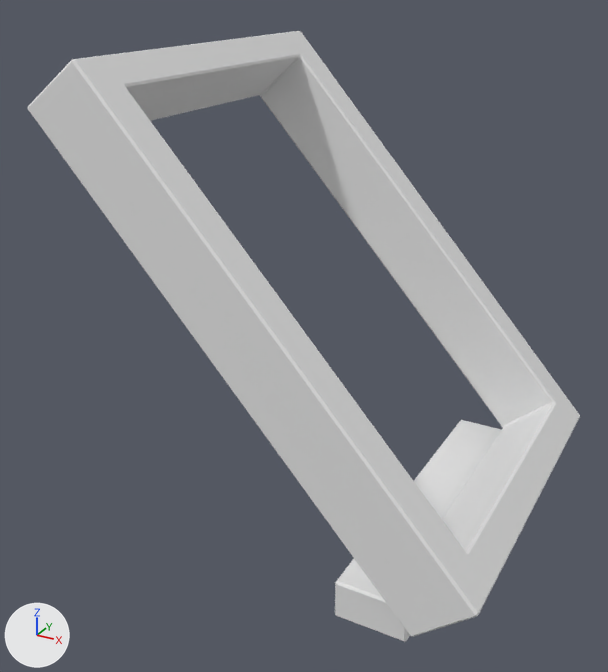
The FBX model Assets/Models/Enviro01/House01/m_e1_ceiling-window.fbx, before and after one commit.
Rendered twice from a 50 mm lens placed at (3.588, -0.495, 3.769), pointed at (2.888, 0.778, 3.133). The axes (+X, +Y, +Z) are drawn at lower left. The lights are the same throughout. Where no turn or scale is listed for an object, it has been applied to the vertices.

Before the edit, the objects in view are built like this:
```python
me_enviro01_blockout_016 = bpy.data.meshes.new('Enviro01-Blockout.016')
me_enviro01_blockout_016.from_pydata(...)  # 72 vertices, 82 faces; spans x 2.547..3.341, y 0.488..1.187, z 2.744..3.642
me_enviro01_blockout_016.materials.append(mat_base)  # white #e7e7e7
ob_m_e1_ceiling_window = bpy.data.objects.new('m_e1_ceiling-window', me_enviro01_blockout_016)
ob_m_e1_ceiling_window.location = (0.0, 0.0, 0.0)
```
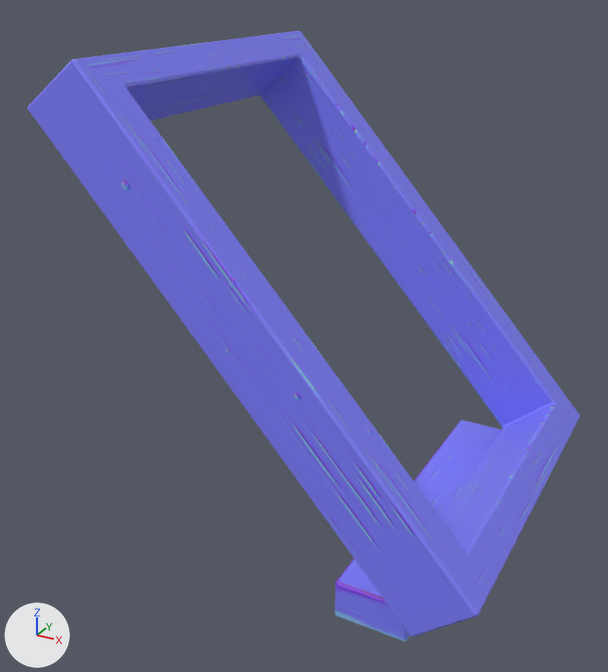
The newer file is also turned or shifted as a whole; pictures and numbers use the older file's frame.

Location of each change, [x1, y1, x2, y2] in pixels of the pictures (608 x 672 px):
'm_e1_ceiling-window', recoloured (grey to blue)
    both: [28, 31, 580, 642]

The edits, one by one:
Picture 'trim_low_DefaultMaterial_Normal.png' (img_trim_low_defaultmaterial_normal_png) is new.
Material 'Wood' (mat_wood) is new.
Its texture is img_trim_low_defaultmaterial_normal_png.
me_enviro01_blockout_016 has 72 vertices, 82 faces and spans x 2.547..3.341, y 0.488..1.187, z 2.744..3.642.
me_enviro01_blockout_016 no longer uses material mat_base (white #e7e7e7).
me_enviro01_blockout_016 now uses material mat_wood (picture img_trim_low_defaultmaterial_normal_png).
